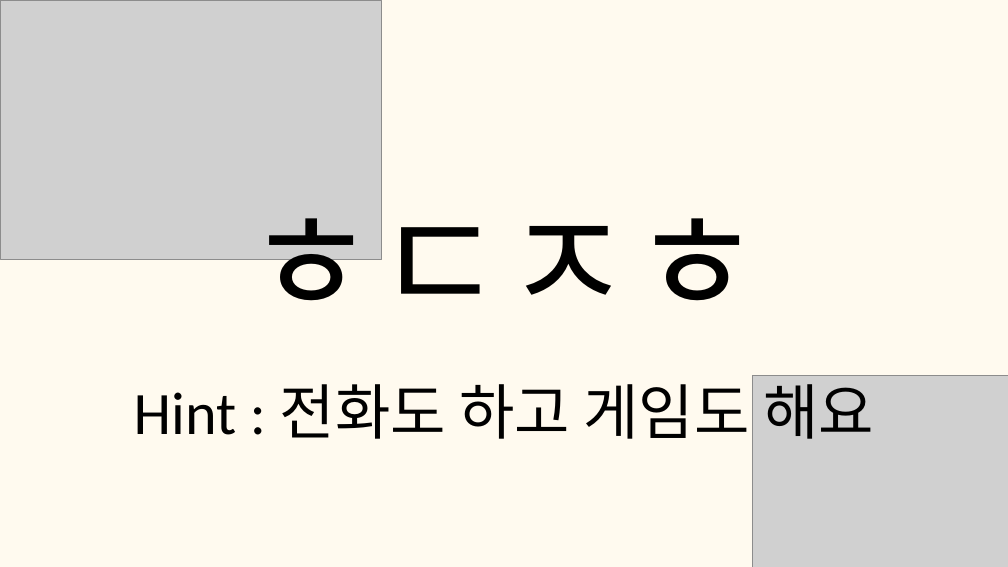
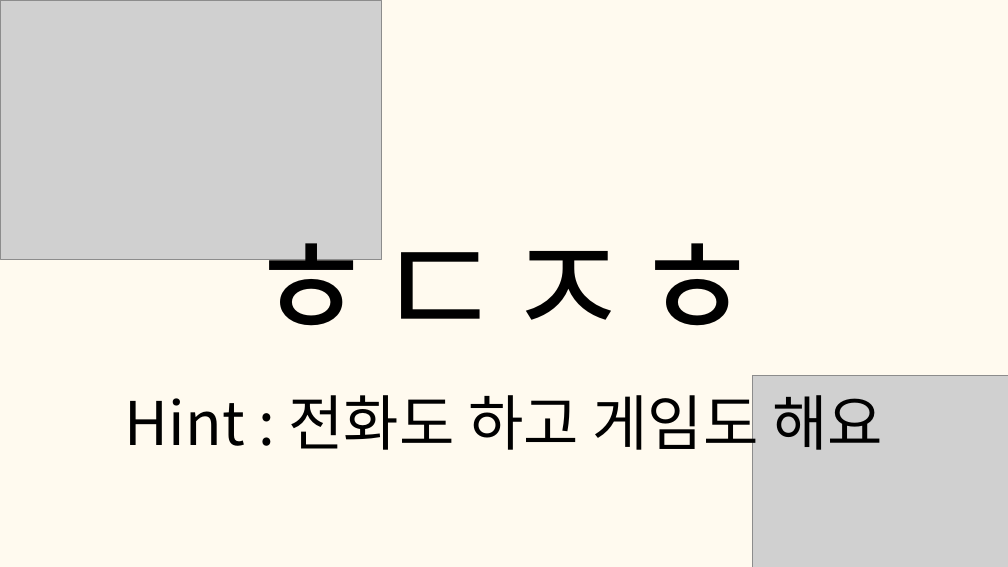
Before and after one commit to tkdgns25300/sunday_play, a slide deck: slide 83 of public/downloads/games/chosung-quiz/rules.pptx. Drawn at 1008x567 pixels with LibreOffice and Linux fonts; fonts in the diff are those of the drawing; grey boxes stand for pictures. Boxes give left, top, right and bottom in pixels: in the first picture for what was removed or moved away, otherwise in the second. Text is boxed around its words. In the diff, an @@ line names an element or a change of style, - is before the commit and + after.

```diff
--- a/public/downloads/games/chosung-quiz/rules.pptx
+++ b/public/downloads/games/chosung-quiz/rules.pptx
@@ text "ㅎㄷㅈㅎ" at (246, 197, 761, 326): font Calibri to Noto Sans CJK KR @@
@@ text "ㅎㄷㅈㅎ": place and size @@
-text "ㅎㄷㅈㅎ" at (246, 171, 761, 301)
+text "ㅎㄷㅈㅎ" at (246, 197, 761, 326)
@@ text "Hint : 전화도 하고 게임도 ...": place and size @@
-text "Hint : 전화도 하고 게임도 ..." at (134, 372, 874, 439)
+text "Hint : 전화도 하고 게임도 ..." at (125, 383, 883, 460)
@@ text "Hint : 전화도 하고 게임도 ..." at (125, 383, 883, 460): font Calibri to Noto Sans CJK KR @@
```
Also in this commit, not shown: 84 other slides changed, 3 other files.
